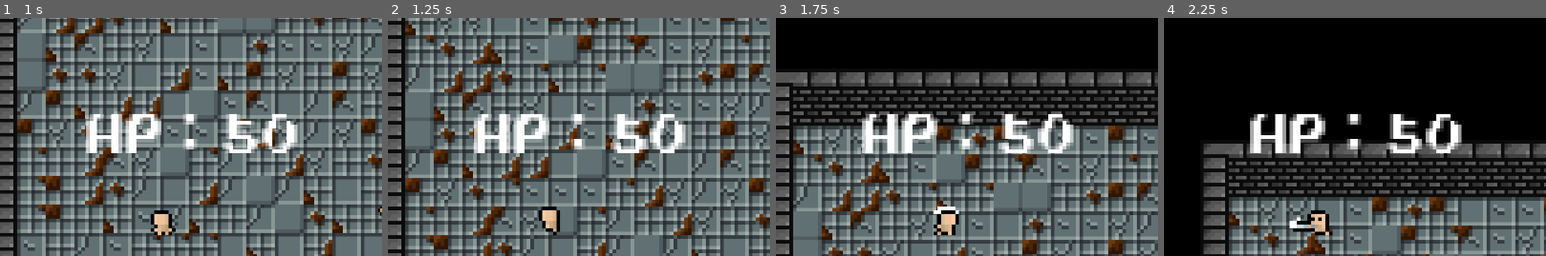
Above: before the commit, frames 1-4 (left to right).
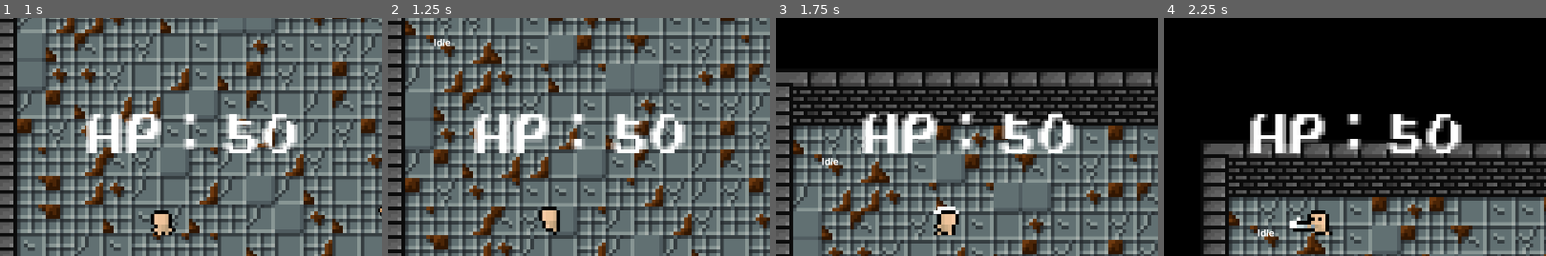
Above: after the commit, the same moments.

Repository: PeerapatTa3/GameDev2D-project
Game: Godot game, scene res://Scene/test.tscn
Same seed, same stepped clock (60 frames per second), same inputs: the game is played once before the commit and once after it.
Inputs (mouse positions are % of the whole screen's width and height, from its top left):
- Up to frame 1 (1 s): tap Enter at 0.5 s; move the mouse to (45, 70) at 0.52 s; press the mouse at (45, 70) at 0.53 s; hold W (move_up) from 0.53 s (still down)
- Up to frame 2 (1.25 s): keep holding W (move_up)
- Up to frame 3 (1.75 s): keep holding W (move_up); move the mouse to (80, 65) at 1.27 s; release the mouse at (80, 65) at 1.28 s; click (80, 65) at 1.35 s
- Up to frame 4 (2.25 s): move the mouse to (20, 35) at 2.02 s; release W (move_up) at 2.03 s; press the mouse at (20, 35) at 2.03 s; hold A (move_left) from 2.03 s (still down)
The pictures show only the part of the screen within x 29-79%, y 7-57%; the shares and areas given below are measured in that part.

Frame 1 is identical in both runs. In frame 2, less than 0.1% of the frame differs, in the area x 12-17%, y 8-12%; in frame 3, less than 0.1%; in frame 4, less than 0.1%.

Commit message:
add state machine

Diff:
--- a/GameDev2D/GameDev2D/Components/path_finding_component.gd
+++ b/GameDev2D/GameDev2D/Components/path_finding_component.gd
@@ -1,4 +1,5 @@
 extends Node2D
+class_name PathFindingComponent
 
 @export var timer : float
 @export var detection_length : int
@@ -13,7 +14,7 @@
 func _ready() -> void:
 	$NavigationAgent2D/Timer.start()
 
-func _process(delta):
+func _physics_process(delta: float) -> void:
 	if !player:
 		return
 
--- a/GameDev2D/GameDev2D/Scene/GameCharacter/dummy.gd
+++ b/GameDev2D/GameDev2D/Scene/GameCharacter/dummy.gd
@@ -1,6 +1,7 @@
 extends CharacterBody2D
 
 @export var goal : Node = null
+@export var speed : int
 
 func _physics_process(delta: float) -> void:
 	pass
--- a/GameDev2D/GameDev2D/Scene/GameCharacter/dummy.tscn
+++ b/GameDev2D/GameDev2D/Scene/GameCharacter/dummy.tscn
@@ -1,13 +1,16 @@
-[gd_scene load_steps=34 format=3 uid="uid://doeagxnlrd8l0"]
+[gd_scene load_steps=38 format=3 uid="uid://doeagxnlrd8l0"]
 
 [ext_resource type="Script" uid="uid://d240gc6gpj7l0" path="res://Scene/GameCharacter/dummy.gd" id="1_0tr3b"]
 [ext_resource type="Texture2D" uid="uid://c8crltw6dslvi" path="res://Image/Minifantasy_Dungeon_Assets/Characters/Orc/Walk.png" id="2_m5pqv"]
 [ext_resource type="PackedScene" uid="uid://clb1jf3m4iu1k" path="res://Components/health_component.tscn" id="2_qyg6o"]
 [ext_resource type="PackedScene" uid="uid://bkj7vpx3aeyi1" path="res://Components/hurtbox_component.tscn" id="3_bx1em"]
-[ext_resource type="PackedScene" uid="uid://d1eeytly066wh" path="res://Components/move_component.tscn" id="4_qyg6o"]
 [ext_resource type="PackedScene" uid="uid://dibi7luv2xcet" path="res://Components/hitbox_component.tscn" id="5_bx1em"]
 [ext_resource type="PackedScene" uid="uid://cfgxfnjkukxig" path="res://Components/path_finding_component.tscn" id="7_0tr3b"]
 [ext_resource type="Script" uid="uid://dm51gfx6yytlo" path="res://Scene/GameCharacter/animation_tree.gd" id="8_m5pqv"]
+[ext_resource type="PackedScene" uid="uid://dxa6vunbswyu5" path="res://States/state_machine.tscn" id="8_ro3g2"]
+[ext_resource type="Script" uid="uid://d2h7hhco358dq" path="res://States/EnemyIdle.gd" id="9_8tufu"]
+[ext_resource type="Script" uid="uid://b0gj3nl683f8h" path="res://States/KnockbackState.gd" id="9_ro3g2"]
+[ext_resource type="Script" uid="uid://y0lq46n522g3" path="res://States/EnemyChase.gd" id="9_xbwto"]
 
 [sub_resource type="RectangleShape2D" id="RectangleShape2D_h4ws0"]
 size = Vector2(5, 7)
@@ -32,6 +35,10 @@
 "update": 1,
 "values": [0]
 }
+
+[sub_resource type="Animation" id="Animation_0r81t"]
+resource_name = "die"
+step = 0.1
 
 [sub_resource type="Animation" id="Animation_u40al"]
 resource_name = "idle_left"
@@ -133,6 +140,7 @@
 [sub_resource type="AnimationLibrary" id="AnimationLibrary_jv61a"]
 _data = {
 &"RESET": SubResource("Animation_ro3g2"),
+&"die": SubResource("Animation_0r81t"),
 &"idle_left": SubResource("Animation_u40al"),
 &"idle_right": SubResource("Animation_m5pqv"),
 &"idle_up": SubResource("Animation_jv61a"),
@@ -207,6 +215,7 @@
 [node name="Dummy" type="CharacterBody2D"]
 collision_layer = 2
 script = ExtResource("1_0tr3b")
+speed = 400
 
 [node name="Sprite2D" type="Sprite2D" parent="."]
 texture = ExtResource("2_m5pqv")
@@ -220,7 +229,7 @@
 [node name="HurtboxComponent" parent="." node_paths=PackedStringArray("Healthcomponent", "Movecomponent") instance=ExtResource("3_bx1em")]
 collision_layer = 2
 Healthcomponent = NodePath("../HealthComponent")
-Movecomponent = NodePath("../MoveComponent")
+Movecomponent = NodePath("../State Machine/Knock")
 
 [node name="CollisionShape2D" type="CollisionShape2D" parent="HurtboxComponent"]
 position = Vector2(-0.5, -0.5)
@@ -241,9 +250,21 @@
 position = Vector2(-0.5, 0.5)
 shape = SubResource("RectangleShape2D_0tr3b")
 
-[node name="MoveComponent" parent="." node_paths=PackedStringArray("move_style") instance=ExtResource("4_qyg6o")]
-move_style = NodePath("../PathFindingComponent")
-speed = 200
+[node name="State Machine" parent="." node_paths=PackedStringArray("initial_state") instance=ExtResource("8_ro3g2")]
+initial_state = NodePath("Idle")
+
+[node name="Idle" type="Node" parent="State Machine" node_paths=PackedStringArray("pathfind")]
+script = ExtResource("9_8tufu")
+pathfind = NodePath("../../PathFindingComponent")
+
+[node name="Chase" type="Node" parent="State Machine" node_paths=PackedStringArray("pathfinder", "parent")]
+script = ExtResource("9_xbwto")
+pathfinder = NodePath("../../PathFindingComponent")
+parent = NodePath("../..")
+
+[node name="Knock" type="Node" parent="State Machine" node_paths=PackedStringArray("parent")]
+script = ExtResource("9_ro3g2")
+parent = NodePath("../..")
 
 [node name="PathFindingComponent" parent="." instance=ExtResource("7_0tr3b")]
 detection_length = 70
--- /dev/null
+++ b/GameDev2D/GameDev2D/States/EnemyChase.gd
@@ -0,0 +1,19 @@
+extends State
+
+@export var pathfinder : PathFindingComponent
+@export var parent : CharacterBody2D
+
+var speed
+var velocity = Vector2.ZERO
+
+func enter() -> void:
+	if parent:
+		speed = parent.speed
+
+func physic_update(delta):
+	if pathfinder.detected_goal:
+		velocity = pathfinder.get_direction() * speed
+		parent.velocity = velocity
+		parent.move_and_slide()
+	else :
+		Transitioned.emit(self, "idle")
--- a/GameDev2D/GameDev2D/States/EnemyIdle.gd
+++ b/GameDev2D/GameDev2D/States/EnemyIdle.gd
@@ -1,5 +1,9 @@
 extends State
 class_name EnemyIdle
 
+@export var pathfind : PathFindingComponent
+
 func physic_update(delta):
-	pass
+	if pathfind.detected_goal:
+		print("found")
+		Transitioned.emit(self, "chase")
--- /dev/null
+++ b/GameDev2D/GameDev2D/States/KnockbackState.gd
@@ -0,0 +1,25 @@
+extends State
+class_name KnockbackState
+
+@export var parent : CharacterBody2D
+
+var knockback_strength : float = 0
+var knockback_duration : float = 0
+var knockback_positon : Vector2
+
+var velocity : Vector2 = Vector2.ZERO
+var speed : int
+
+func enter():
+	speed = parent.speed
+
+func physic_update(delta):
+	var dir = (knockback_positon - parent.global_position).normalized()
+	velocity = dir * speed
+	parent.velocity = velocity
+	parent.move_and_slide()
+
+func apply_knockback(attack : Attack):
+	knockback_duration = attack.knockback_timer
+	knockback_strength = attack.knockback_strength
+	knockback_positon = knockback_positon
--- a/GameDev2D/GameDev2D/States/state_machine.gd
+++ b/GameDev2D/GameDev2D/States/state_machine.gd
@@ -13,6 +13,7 @@
 	if initial_state:
 		initial_state.enter()
 		current_state = initial_state
+		$Label.text = current_state.name
 
 func _process(delta: float) -> void:
 	if current_state:
@@ -35,3 +36,4 @@
 
 	new_state.enter()
 	current_state = new_state
+	$Label.text = current_state.name
--- a/GameDev2D/GameDev2D/States/state_machine.tscn
+++ b/GameDev2D/GameDev2D/States/state_machine.tscn
@@ -4,3 +4,8 @@
 
 [node name="State Machine" type="Node"]
 script = ExtResource("1_yf3jm")
+
+[node name="Label" type="Label" parent="."]
+offset_right = 38.0
+offset_bottom = 23.0
+text = "test"
--- a/GameDev2D/GameDev2D/hurtbox_component.gd
+++ b/GameDev2D/GameDev2D/hurtbox_component.gd
@@ -4,7 +4,7 @@
 signal hurt
 
 @export var Healthcomponent : HealthComponent
-@export var Movecomponent : MoveComponent
+@export var Movecomponent : Node
 @export var Iframe : float = 0
 
 var attackable : bool = true
Not shown, added: GameDev2D/GameDev2D/States/EnemyChase.gd.uid
Not shown, added: GameDev2D/GameDev2D/States/KnockbackState.gd.uid
